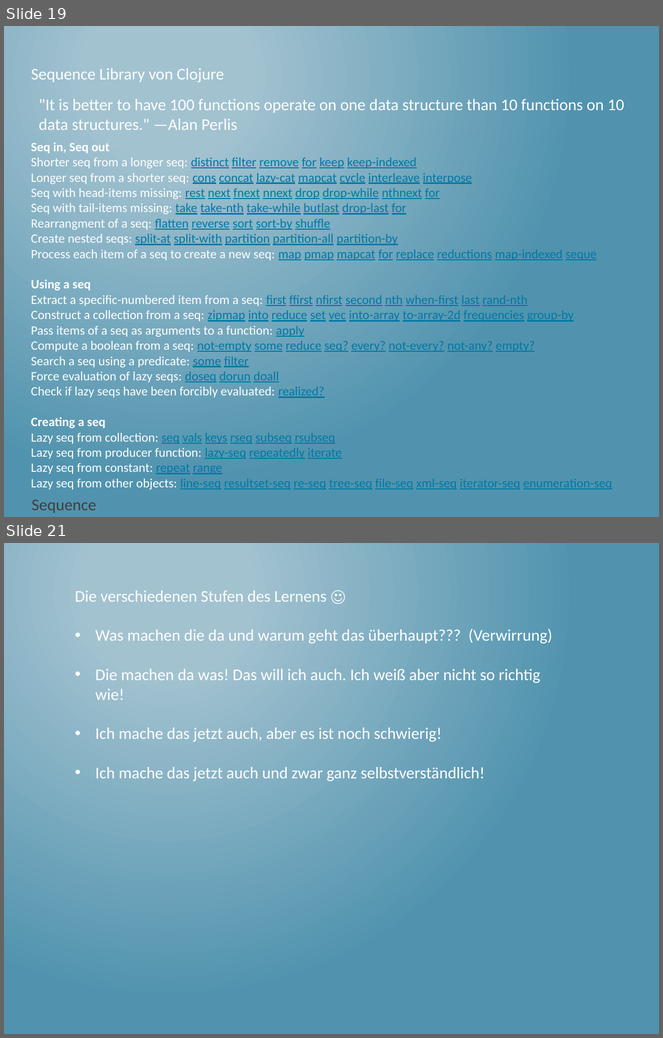
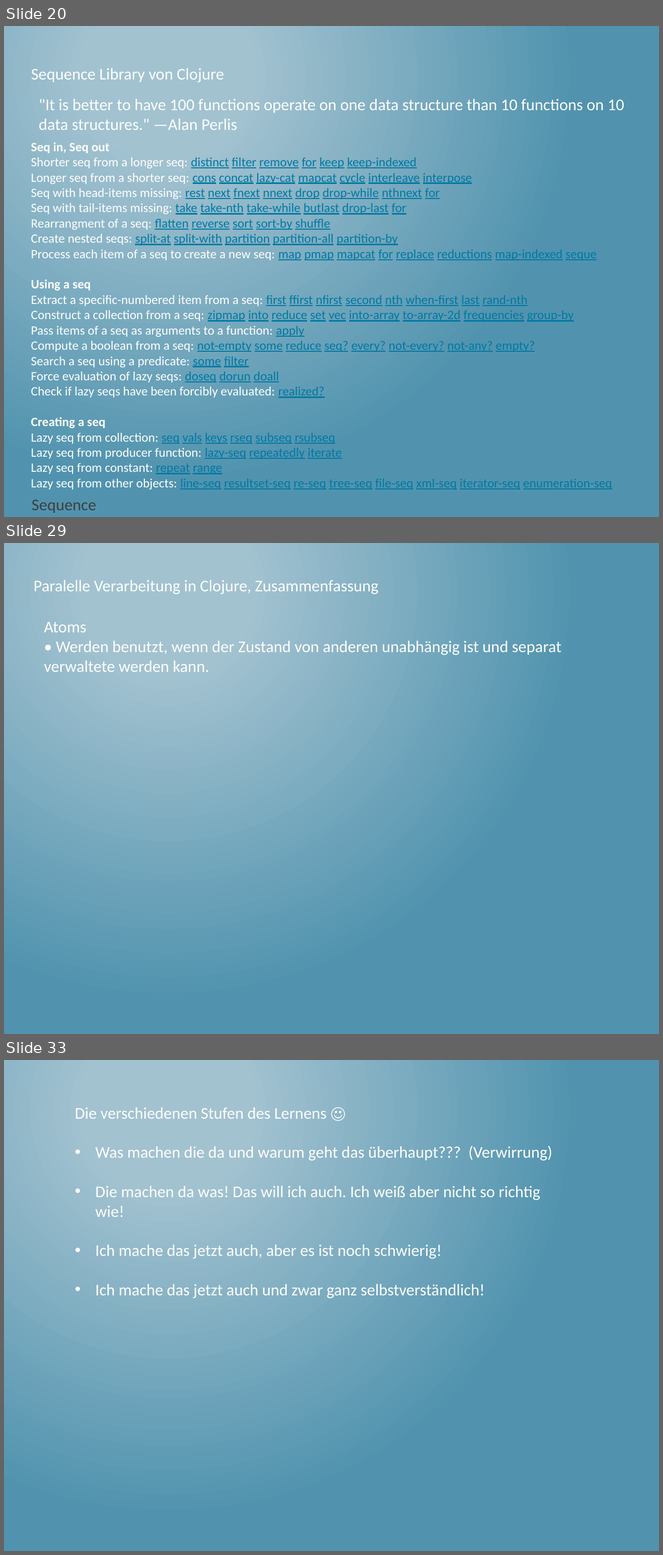
Before and after one commit to thomasschulte/ClojureUsergroupDemo, a slide deck: Clojure Vortrag .NET User Group.pptx. Shown one above the other, each under a label of ours: slides 19 and 21 before the commit, slides 20, 29 and 33 after it; the slides between them are not shown. The pictures are 663x1038 and 663x1555 pixels, drawn with LibreOffice and Linux fonts; fonts in the diff are those of the drawing. Boxes give left, top, right and bottom in pixels: in the first picture for what was removed or moved away, otherwise in the second. Text is boxed around its words. In the diff, an @@ line names an element or a change of style, - is before the commit and + after.

```diff
--- a/Clojure Vortrag .NET User Group.pptx
+++ b/Clojure Vortrag .NET User Group.pptx
@@ slide 29 added at [4, 543, 659, 1034], background gradient #A3C3D1 to #5194AF @@
@@ text added at [34, 580, 379, 594], 18 pt, text #FFFFFF @@
+Paralelle Verarbeitung in Clojure, Zusammenfassung
@@ text added at [44, 622, 561, 672], 18 pt, text #FFFFFF @@
+Atoms
+• Werden benutzt, wenn der Zustand von anderen unabhängig ist und separat verwaltete werden kann.
@@ what was slide 19 is now slide 20 @@
@@ what was slide 21 is now slide 33 @@
```
Also in this commit, not shown: 12 other slides added, 1 slide removed, 1 other file.
